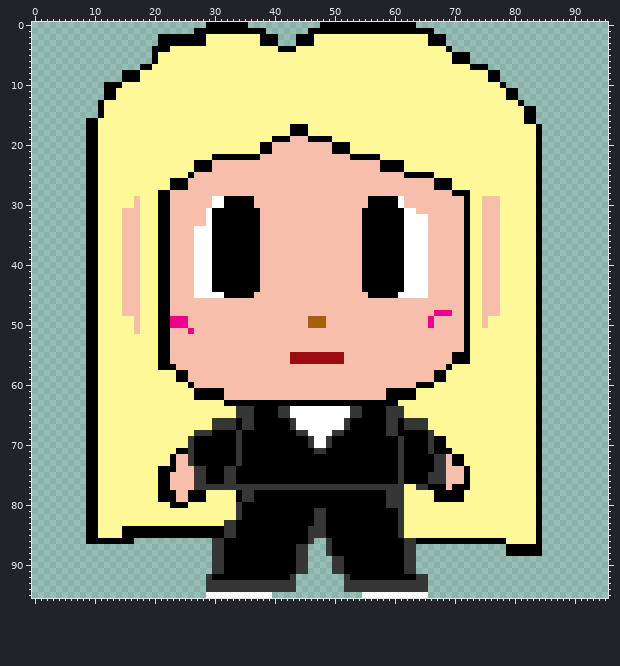
Sprite sheet -- Charlotte/sprites/spr_player_pantsuit_front/6e174a82-e7cf-446a-bb06-247f24966c47.png. The picture above was drawn from the file before the commit.
The file is 96x96 pixels. Colours within 5 levels of each other are drawn and written as one.
The same view after the edit:
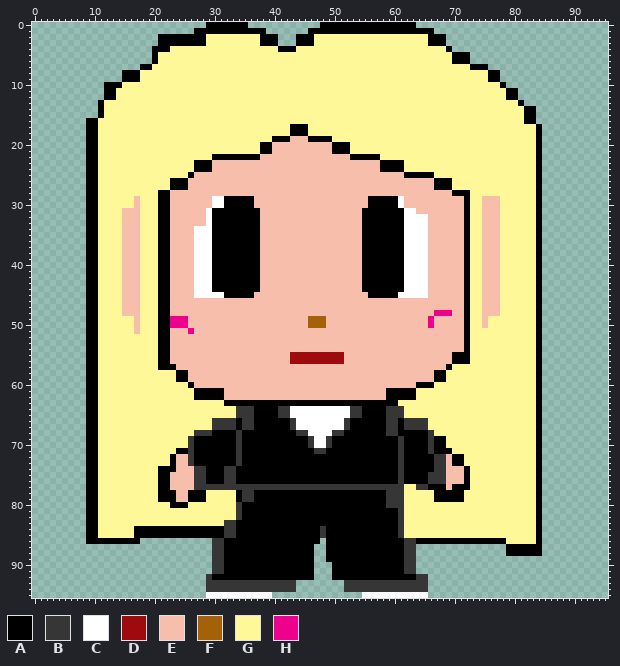
Palette (. is transparent): A #000000  B #363636  C #ffffff  D #9e0b0f  E #f7beac  F #a3620a  G #fff899  H #ed008c
Changes in this commit:
@@ x 13..54 @@
 80 GGGGGGGGGGAAAGGGGGGGGBAAAAAAAAAAAAAAAAAAAA
-81 GGGGGGGGGGGGGGGGGGGGGBAAAAAAAAAAAABBAAAAAA
-82 GGGGGGGGGGGGGGGGGGGGGBAAAAAAAAAAAABBAAAAAA
-83 GGGGGGGGGGGGGGGGGGGBBAAAAAAAAAAAAABBAAAAAA
-84 GGAAAAAAAAAAAAAAAAABBAAAAAAAAAAAABBBAAAAAA
-85 GGAAAAAAAAAAAAAAAAABBAAAAAAAAAAAABBBAAAAAA
-86 AAAA.............BBAAAAAAAAAAAAAAB..BAAAAA
-87 .................BBAAAAAAAAAAAABB...BAAAAA
-88 .................BBAAAAAAAAAAAABB...BAAAAA
-89 .................BBAAAAAAAAAAAABB....BBAAA
-90 .................BBAAAAAAAAAAAABB....BBAAA
-91 .................BBAAAAAAAAAAAABB....BBAAA
-92 ................BAAAAAAAAAAAAAB........BAA
+81 GGGGGGGGGGGGGGGGGGGGGBAAAAAAAAAAAAAAAAAAAA
+82 GGGGGGGGGGGGGGGGGGGGGBAAAAAAAAAAAAAAAAAAAA
+83 GGGGGGGGGGGGGGGGGGGBBAAAAAAAAAAAAAAAAAAAAA
+84 GGGGAAAAAAAAAAAAAAABBAAAAAAAAAAAAAABAAAAAA
+85 GGGGAAAAAAAAAAAAAAABBAAAAAAAAAAAAAABAAAAAA
+86 AAAAA............BBAAAAAAAAAAAAAAAA.AAAAAA
+87 .................BBAAAAAAAAAAAAAAA..AAAAAA
+88 .................BBAAAAAAAAAAAAAAA..AAAAAA
+89 .................BBAAAAAAAAAAAAAAA..AAAAAA
+90 .................BBAAAAAAAAAAAAAAA...AAAAA
+91 .................BBAAAAAAAAAAAAAAA...AAAAA
+92 ................BAAAAAAAAAAAAAAAAA...AAAAA
 93 ................BBBBBBBBBBBBBBB........BBB
Where, in picture pixels (left, top, right, bottom), the same in both pictures:
changed: (290, 508, 350, 580)
changed: (122, 526, 140, 544)
